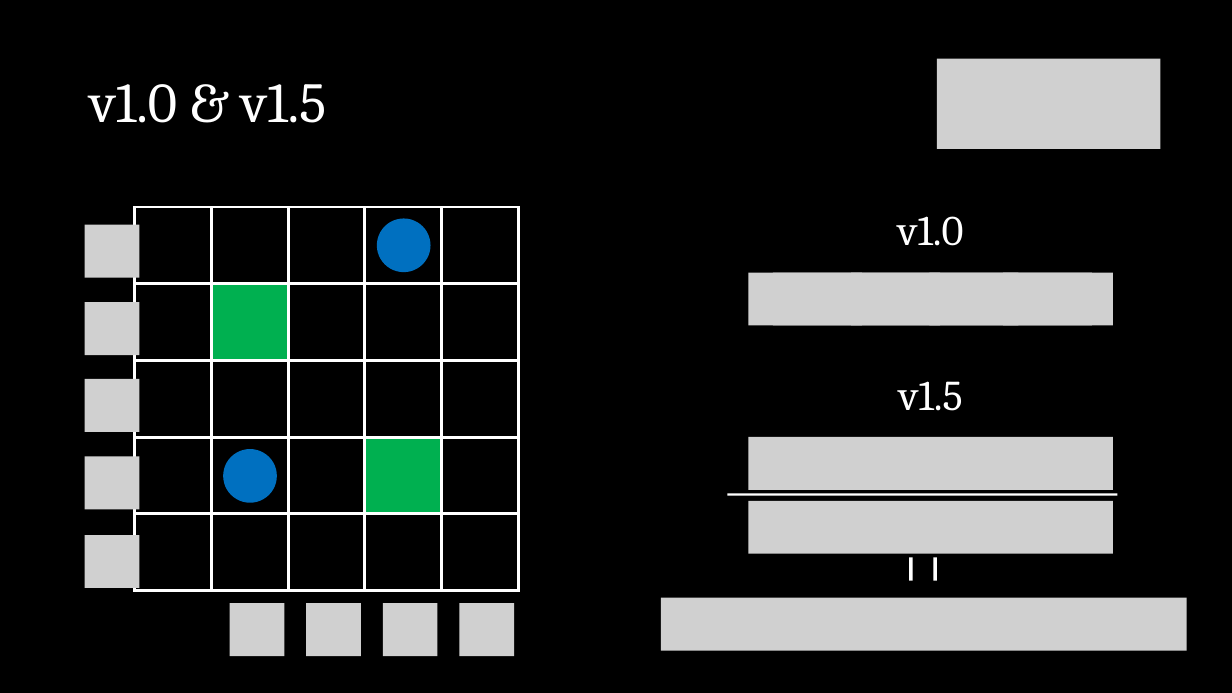
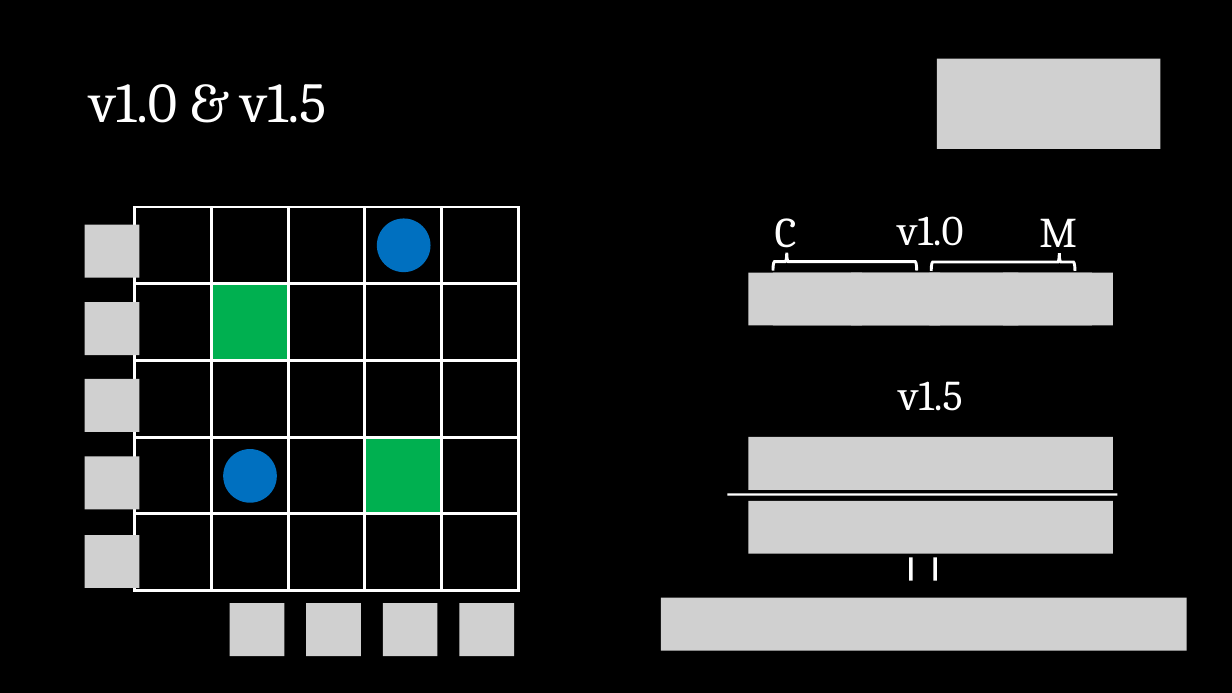
Before and after one commit to jCodingStuff/NCMMLProject, a slide deck: slide 13 of presentation/presentation.pptx. Drawn at 1232x693 pixels with LibreOffice and Linux fonts; fonts in the diff are those of the drawing; grey boxes stand for pictures. Boxes give left, top, right and bottom in pixels: in the first picture for what was removed or moved away, otherwise in the second. Text is boxed around its words. In the diff, an @@ line names an element or a change of style, - is before the commit and + after.

```diff
--- a/presentation/presentation.pptx
+++ b/presentation/presentation.pptx
@@ text added at [775,218,797,257], 66 pt, text #FFFFFF @@
+C
@@ text added at [1039,218,1077,257], 66 pt, text #FFFFFF @@
+M
@@ left brace added at [773,253,917,271], outline #FFFFFF 4.5 pt @@
@@ left brace added at [932,253,1075,271], outline #FFFFFF 4.5 pt @@
```
Also in this commit, not shown: 1 other slide changed, 4 slides added.
